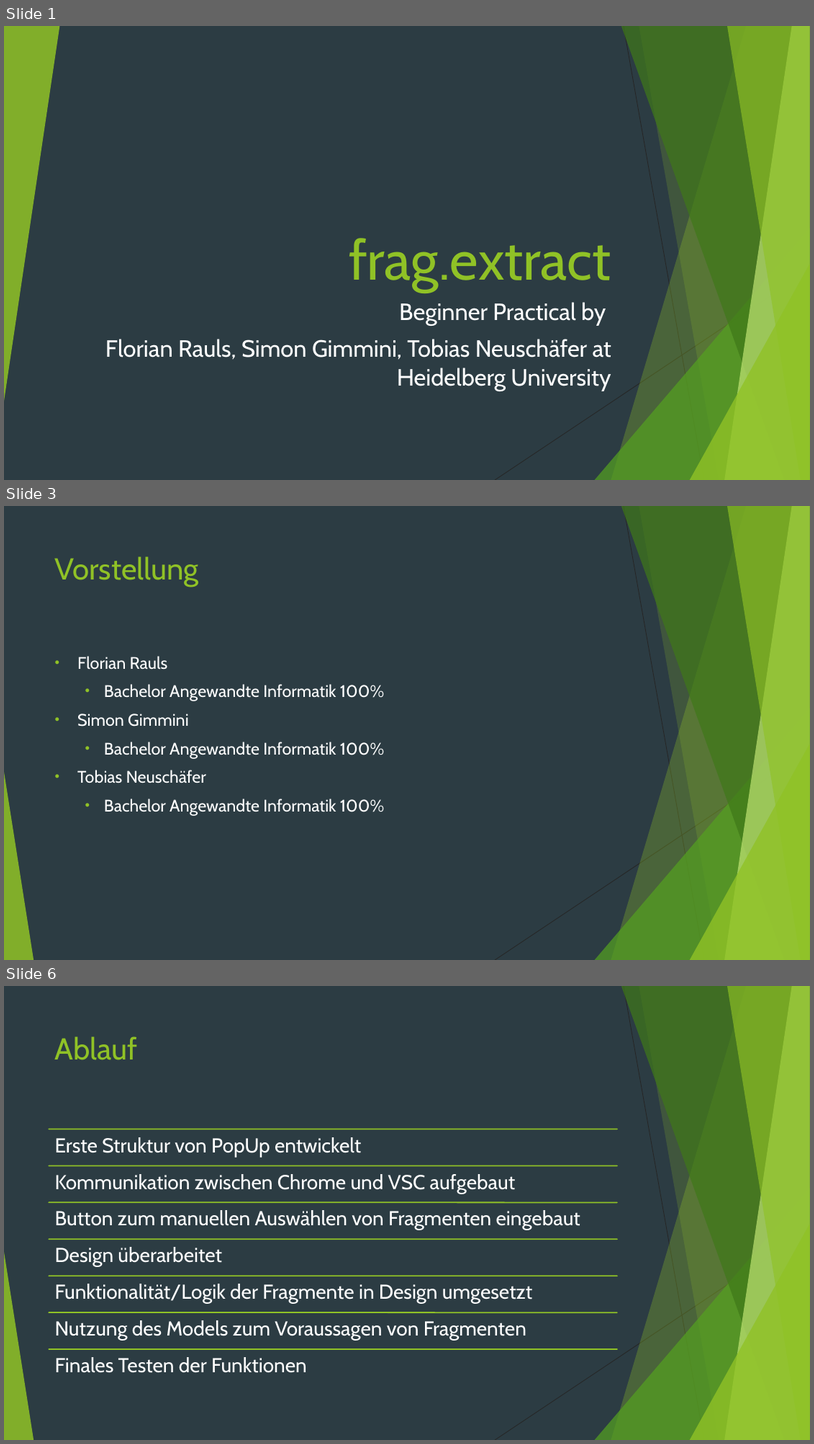
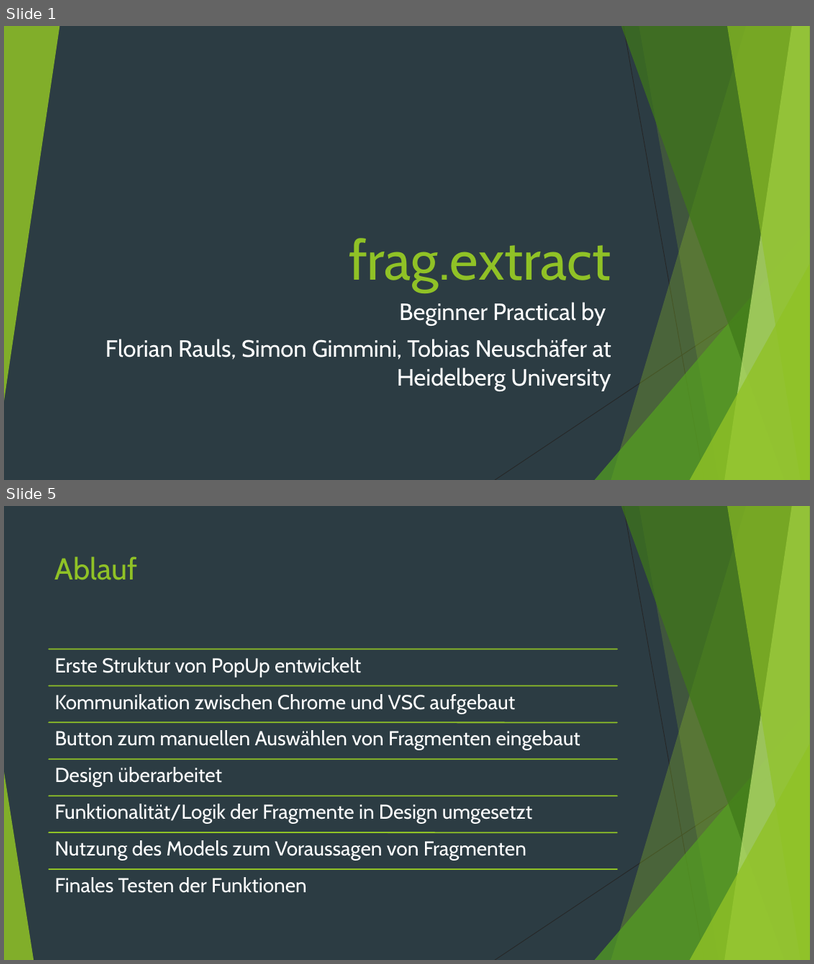
Before and after one commit to sgimmini/frag.extract.a, a slide deck: weekly_presentations/frag.extract_2019-08-22_Abschluss.pptx. Shown one above the other, each under a label of ours: slides 1, 3 and 6 before the commit, slides 1 and 5 after it; the slides between them are not shown. The pictures are 814x1444 and 814x964 pixels, drawn with LibreOffice and Linux fonts; fonts in the diff are those of the drawing. Boxes give left, top, right and bottom in pixels: in the first picture for what was removed or moved away, otherwise in the second. Text is boxed around its words. In the diff, an @@ line names an element or a change of style, - is before the commit and + after.

```diff
--- a/weekly_presentations/frag.extract_2019-08-22_Abschluss.pptx
+++ b/weekly_presentations/frag.extract_2019-08-22_Abschluss.pptx
@@ slide 3 removed at box(4, 506, 810, 960), background #2C3C43; not listed: 10 template elements that a slide beside it also shows @@
@@ title removed at box(55, 556, 199, 587) @@
-Vorstellung
@@ text removed at box(77, 656, 384, 816) @@
-• Florian Rauls
-  • Bachelor Angewandte Informatik 100%
-• Simon Gimmini
-  • Bachelor Angewandte Informatik 100%
-• Tobias Neuschäfer
-  • Bachelor Angewandte Informatik 100%
@@ what was slide 6 is now slide 5 @@
```
Also in this commit, not shown: 16 slides changed.
